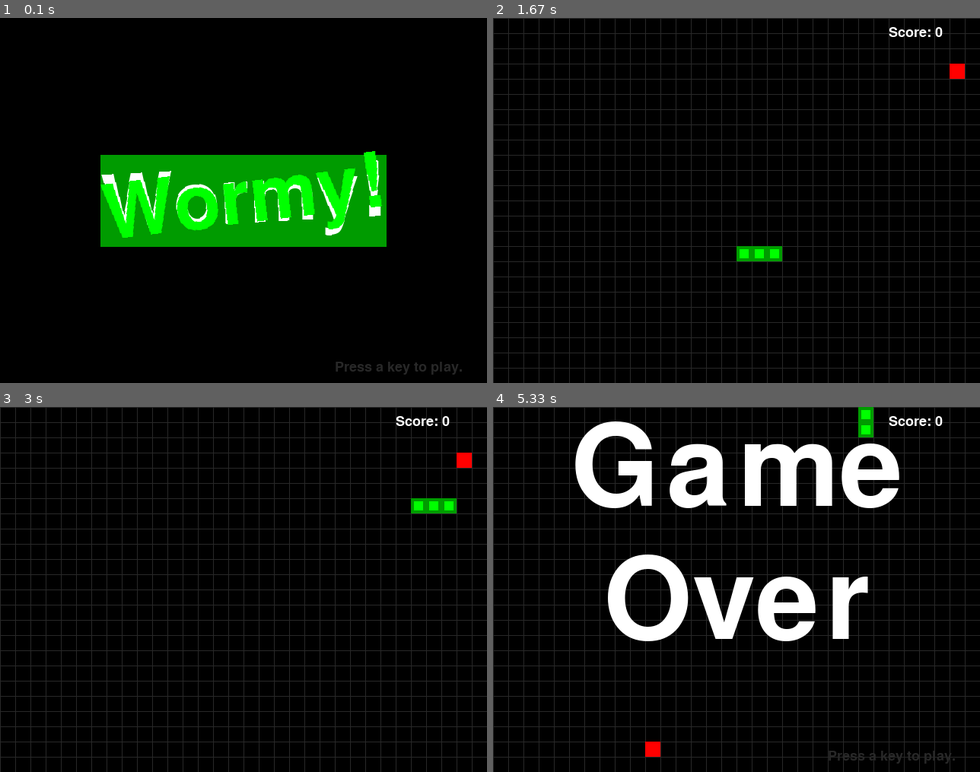
Above: before the commit, frames 1-4 (two rows, left to right).
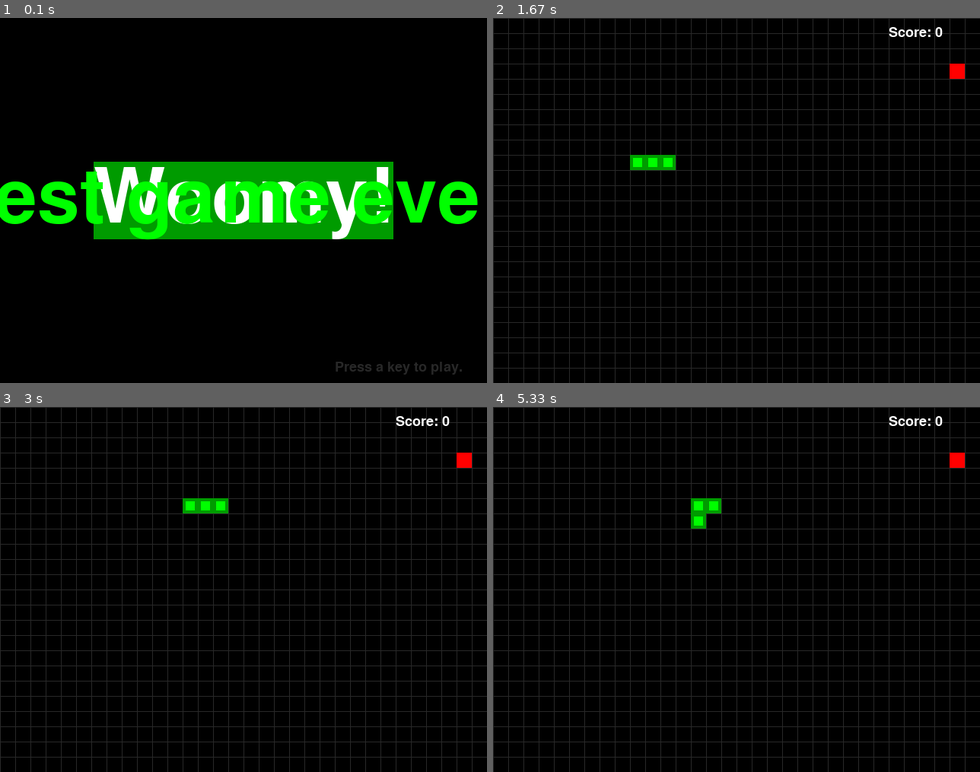
Above: after the commit, the same moments.

Repository: levkorep/python_games
Game: pygame game, started from wormy.py
The game is run twice, just before and just after one commit, with the same random seed, the same clock (stepped at 60 frames per second) and the same inputs.
Inputs:
- Up to frame 1 (0.1 s): no input
- Up to frame 2 (1.67 s): tap Enter at 0.33 s; tap S at 0.67 s; hold Right 1.17-1.63 s
- Up to frame 3 (3 s): hold Up 1.67-2.2 s; hold Right 2.23-2.78 s; hold Left from 2.82 s (still down)
- Up to frame 4 (5.33 s): release Left at 3.37 s; hold Down 3.4-3.95 s; hold Left 3.98-4.53 s; hold Up 4.57-5.12 s; hold Right from 5.15 s (still down)

The runs differ from the first frame. In frame 1, 12% of the frame differs, in the area x 0-99%, y 36-63%; in frame 2, 0.8%; in frame 3, 0.8%; in frame 4, 13%, in the area x 16-97%, y 0-98%.

Commit message:
Some wormy hacks

Diff:
--- a/wormy.py
+++ b/wormy.py
@@ -8,7 +8,7 @@
 import random, pygame, sys
 from pygame.locals import *
 
-FPS = 15
+FPS = 5
 WINDOWWIDTH = 640
 WINDOWHEIGHT = 480
 CELLSIZE = 20
@@ -40,7 +40,7 @@
     FPSCLOCK = pygame.time.Clock()
     DISPLAYSURF = pygame.display.set_mode((WINDOWWIDTH, WINDOWHEIGHT))
     BASICFONT = pygame.font.Font('freesansbold.ttf', 18)
-    pygame.display.set_caption('Wormy')
+    pygame.display.set_caption('Woomy')
 
     showStartScreen()
     while True:
@@ -132,8 +132,8 @@
 
 def showStartScreen():
     titleFont = pygame.font.Font('freesansbold.ttf', 100)
-    titleSurf1 = titleFont.render('Wormy!', True, WHITE, DARKGREEN)
-    titleSurf2 = titleFont.render('Wormy!', True, GREEN)
+    titleSurf1 = titleFont.render('Woomy!', True, WHITE, DARKGREEN)
+    titleSurf2 = titleFont.render('best game ever!', True, GREEN)
 
     degrees1 = 0
     degrees2 = 0
